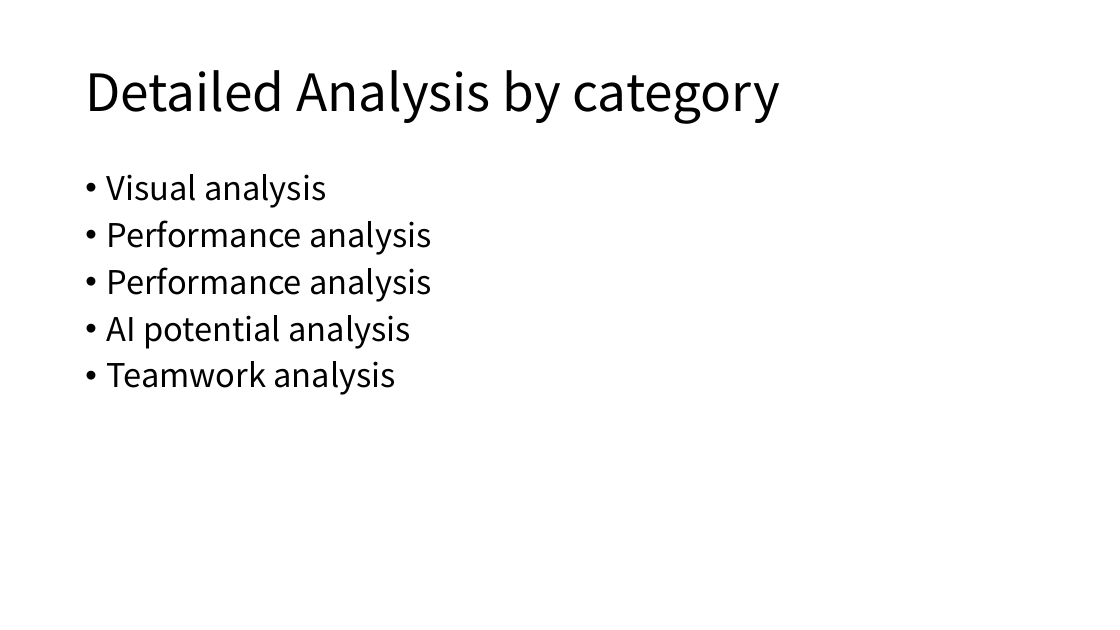
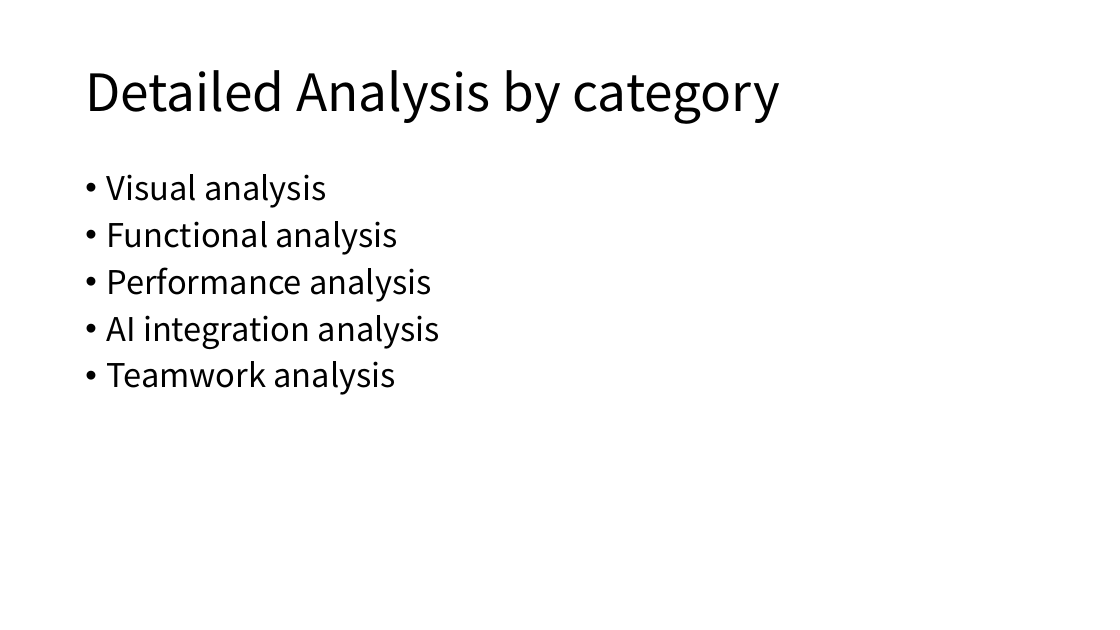
Before and after one commit to boycececil666gmailcom/webgpu-renderer, a slide deck: slide 5 of WebGPU Renderer.pptx. Drawn at 1120x630 pixels with LibreOffice and Linux fonts; fonts in the diff are those of the drawing. Boxes give left, top, right and bottom in pixels: in the first picture for what was removed or moved away, otherwise in the second. Text is boxed around its words. In the diff, an @@ line names an element or a change of style, - is before the commit and + after.

```diff
--- a/WebGPU Renderer.pptx
+++ b/WebGPU Renderer.pptx
@@ text at <box>106,221,398,255</box>: paragraph added @@
+• Functional analysis
@@ text at <box>106,315,440,349</box>: text changed @@
-• Performance analysis
-• AI potential analysis
+• AI integration analysis
```
Also in this commit, not shown: 6 other slides changed, 8 other files.
